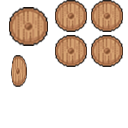
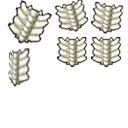
Comparing the layer stacks of the two 128 x 128 images. Changes:
hid "Layer 25", painted on it over left=8, top=0, right=123, bottom=87
showed "Layer 7", painted on it over left=7, top=0, right=124, bottom=87
